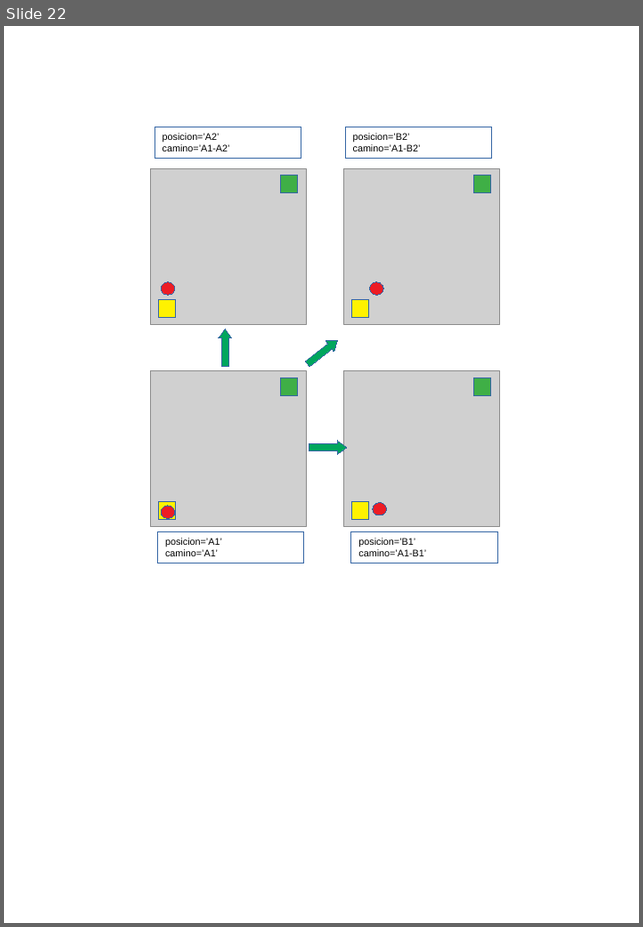
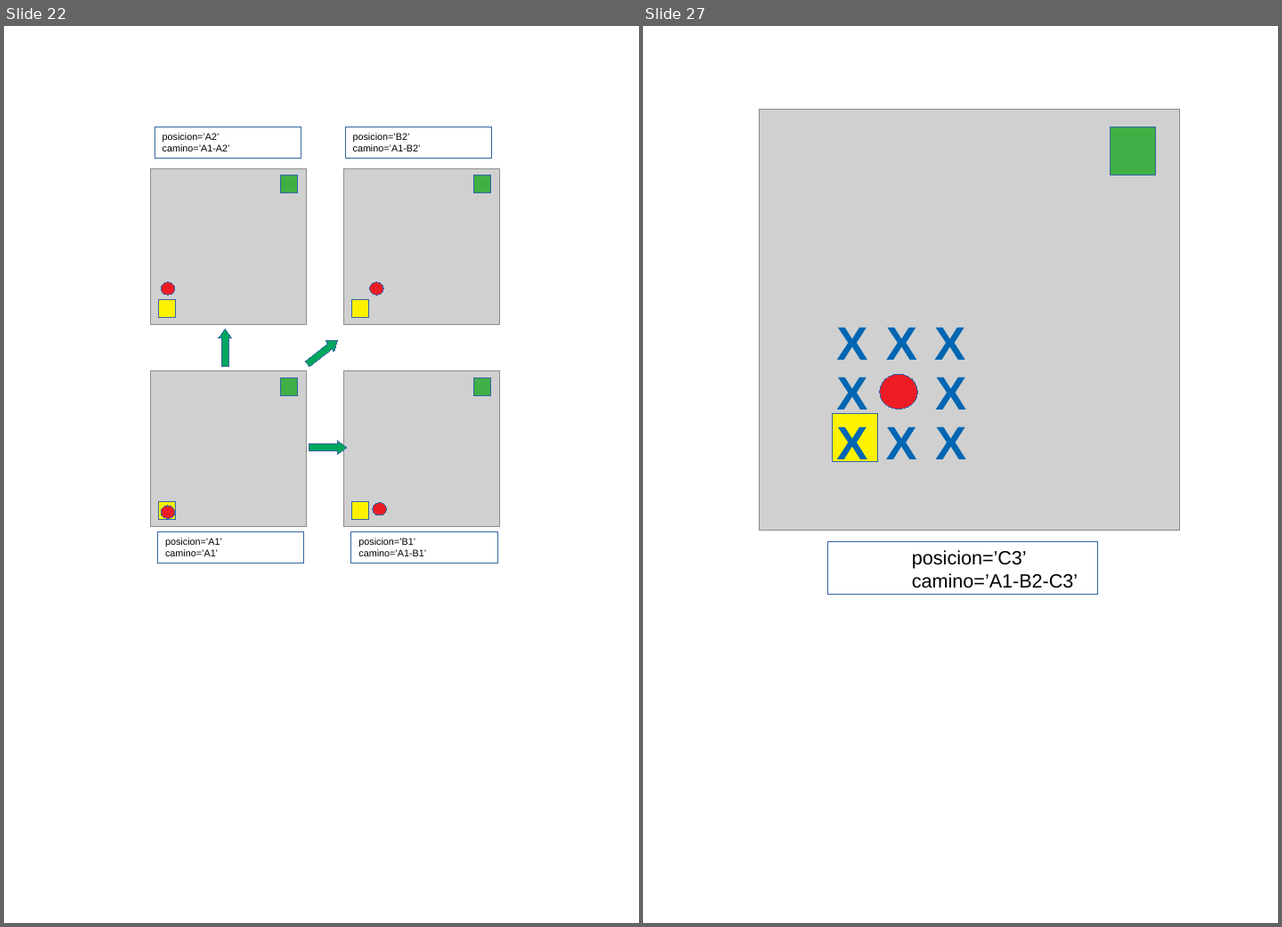
Before and after one commit to fabhrius/La-Cosa, a slide deck: capitulos/3 - Resolver un problema simple/Resolviendo un problema simple.odp. Shown side by side, each under a label of ours: slide 22 before the commit, slides 22 and 27 after it; the slides between them are not shown. The pictures are 643x927 and 1282x927 pixels, drawn with LibreOffice and Linux fonts; fonts in the diff are those of the drawing; grey boxes stand for pictures. Boxes give left, top, right and bottom in pixels: in the first picture for what was removed or moved away, otherwise in the second. Text is boxed around its words. In the diff, an @@ line names an element or a change of style, - is before the commit and + after.

```diff
--- a/capitulos/3 - Resolver un problema simple/Resolviendo un problema simple.odp
+++ b/capitulos/3 - Resolver un problema simple/Resolviendo un problema simple.odp
@@ slide 27 added at box(643, 26, 1278, 923), background #FFFFFF @@
@@ picture added at box(759, 109, 1180, 530) @@
@@ rectangle added at box(1110, 127, 1156, 175), fill #3FAF46, outline #3465A4 0 pt @@
@@ text added at box(836, 327, 867, 360), 44 pt, text #0066B3, bold @@
+X
@@ text added at box(886, 327, 917, 360), 44 pt, text #0066B3, bold @@
+X
@@ text added at box(934, 327, 965, 360), 44 pt, text #0066B3, bold @@
+X
@@ text added at box(836, 377, 867, 418), 44 pt, text #0066B3, bold @@
+X
@@ ellipse added at box(880, 374, 917, 410), fill #ED1C24, outline #3465A4 0 pt @@
@@ text added at box(935, 377, 966, 410), 44 pt, text #0066B3, bold @@
+X
@@ rectangle added at box(832, 413, 877, 462), fill #FFF200, outline #3465A4 0 pt @@
@@ text added at box(836, 427, 867, 469), 44 pt, text #0066B3, bold @@
+X
@@ text added at box(886, 426, 917, 459), 44 pt, text #0066B3, bold @@
+X
@@ text added at box(935, 426, 966, 459), 44 pt, text #0066B3, bold @@
+X
@@ rectangle added at box(827, 541, 1097, 595), outline #3465A4 0 pt, 18 pt, text #000000 @@
+posicion=’C3’
+camino=’A1-B2-C3’
```
Also in this commit, not shown: 6 other slides added, 1 other file.
